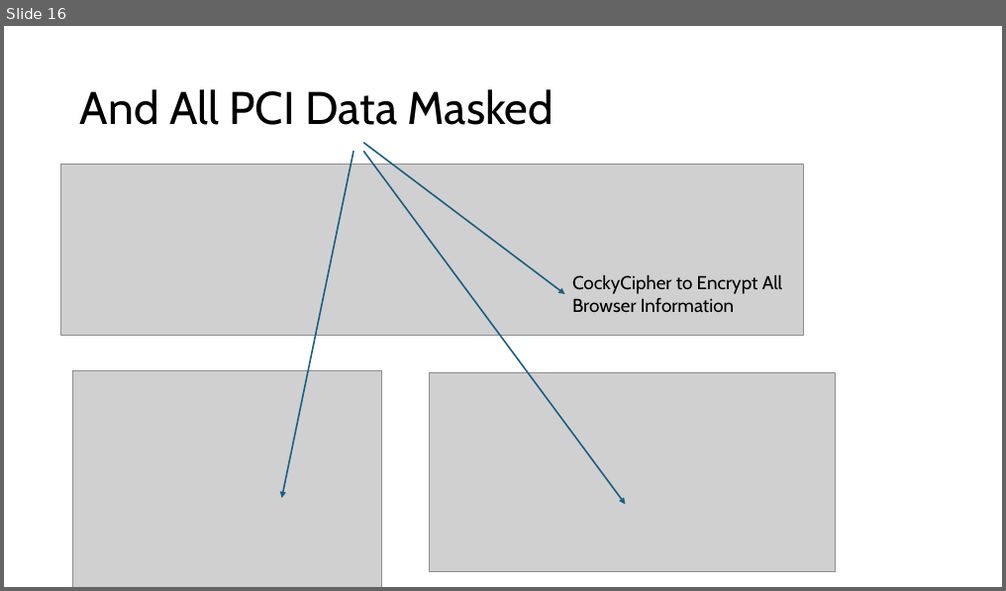
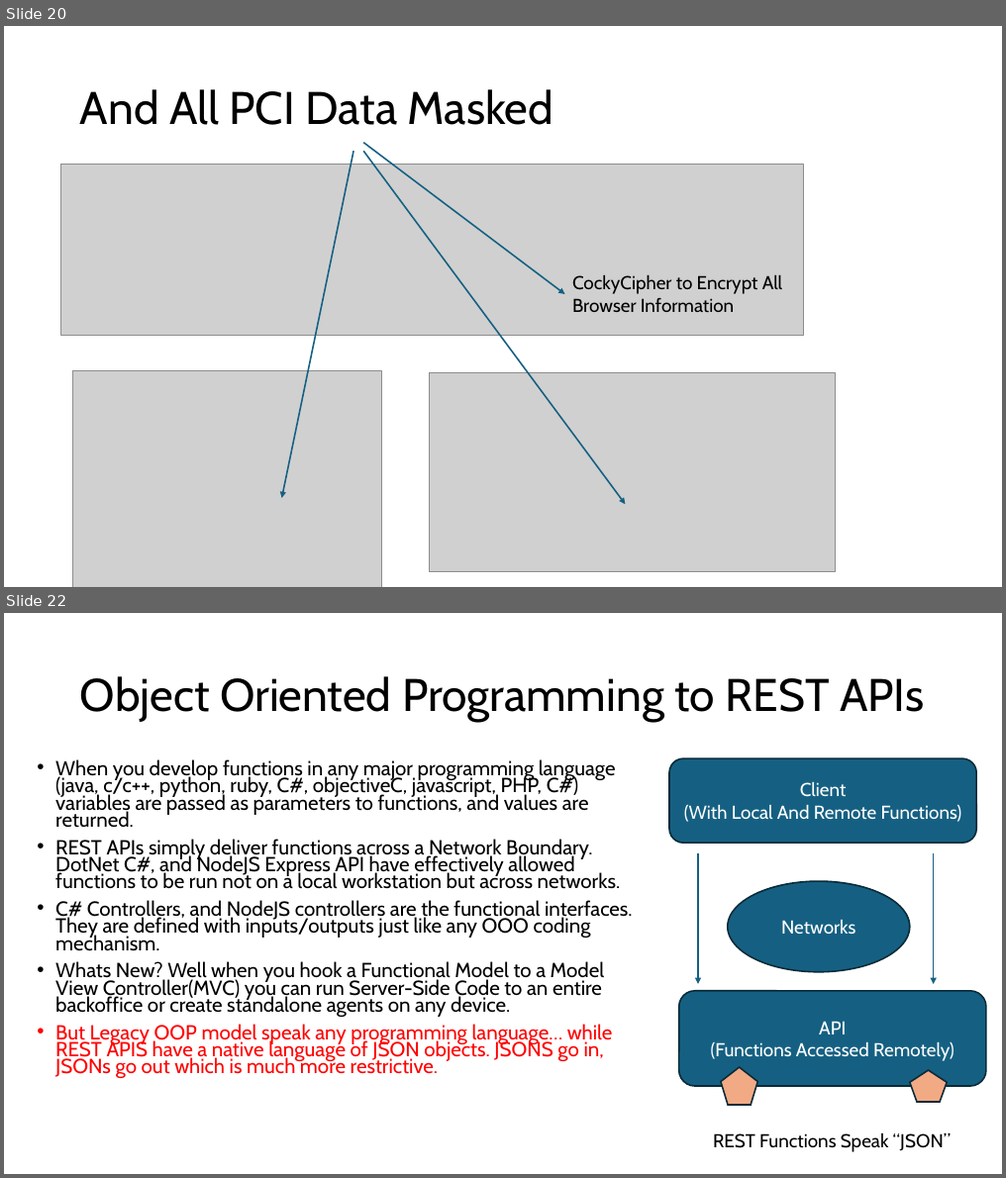
Before and after one commit to jssg33/analyticsgen4, a slide deck: sprint2/Cocky Cipher Overview.pptx. Shown one above the other, each under a label of ours: slide 16 before the commit, slides 20 and 22 after it; the slides between them are not shown. The pictures are 1006x591 and 1006x1178 pixels, drawn with LibreOffice and Linux fonts; fonts in the diff are those of the drawing; grey boxes stand for pictures. Boxes give left, top, right and bottom in pixels: in the first picture for what was removed or moved away, otherwise in the second. Text is boxed around its words. In the diff, an @@ line names an element or a change of style, - is before the commit and + after.

```diff
--- a/sprint2/Cocky Cipher Overview.pptx
+++ b/sprint2/Cocky Cipher Overview.pptx
@@ slide 22 added at (x1=4, y1=613, x2=1002, y2=1174), background #FFFFFF @@
@@ title added at (x1=80, y1=676, x2=924, y2=722), 44 pt, text #000000 @@
+Object Oriented Programming to REST APIs
@@ text added at (x1=55, y1=760, x2=632, y2=1078), 19.6 pt, text #000000 @@
+• When you develop functions in any major programming language (java, c/c++, python, ruby, C#, objectiveC, javascript, PHP, C#) variables are passed as parameters to functions, and values are returned.
+• REST APIs simply deliver functions across a Network Boundary. DotNet C#, and NodeJS Express API have effectively allowed functions to be run not on a local workstation but across networks.
+• C# Controllers, and NodeJS controllers are the functional interfaces. They are defined with inputs/outputs just like any OOO coding mechanism.
+• Whats New? Well when you hook a Functional Model to a Model View Controller(MVC) you can run Server-Side Code to an entire backoffice or create standalone agents on any device.
+• But Legacy OOP model speak any programming language… while REST APIS have a native language of JSON objects. JSONS go in, JSONs go out which is much more restrictive.
@@ rounded rectangle added at (x1=669, y1=759, x2=976, y2=843), fill #156082, outline #092A39 1.5 pt, 18 pt, text #FFFFFF @@
+Client
+(With Local And Remote Functions)
@@ arrow added from (698, 854) to (698, 984), #156082 1.5 pt @@
@@ arrow added from (934, 854) to (934, 984), #156082 1.5 pt @@
@@ ellipse added at (x1=728, y1=881, x2=910, y2=972), fill #156082, outline #092A39 1.5 pt, 18 pt, text #FFFFFF @@
+Networks
@@ rounded rectangle added at (x1=679, y1=991, x2=986, y2=1086), fill #156082, outline #092A39 1.5 pt, 18 pt, text #FFFFFF @@
+API
+(Functions Accessed Remotely)
@@ pentagon added at (x1=721, y1=1067, x2=757, y2=1105), fill #F2AA84, outline #092A39 1.5 pt @@
@@ pentagon added at (x1=910, y1=1070, x2=946, y2=1102), fill #F2AA84, outline #092A39 1.5 pt @@
@@ text added at (x1=713, y1=1133, x2=950, y2=1153), 18 pt, text #000000 @@
+REST Functions Speak “JSON”
@@ what was slide 16 is now slide 20 @@
```
Also in this commit, not shown: 2 slides changed, 10 other slides added, 1 other file.
